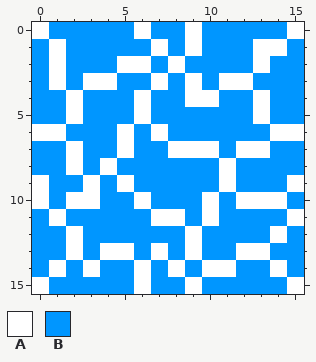
One commit to this pixel-art file: ProjectMicro/Assets/Art/Tiles/Water_NESW.aseprite. Above: the version before the commit.
16x16 pixels, 1 frame.
Palette (. is transparent): A #ffffff  B #0096ff
Pixels before, first column x 0:
 0 ABBBBBABBABBBBBA
 1 BABBBBBABABBBAAB
 2 BABBBAABABBBBABB
 3 BABAABBABABAABBB
 4 BBABBBABBAABBABB
 5 BBABBBABBBBBBABB
 6 AABBBABABBBBBBAA
 7 BBABBABBAAABAABB
 8 BBABABBBBBBABBBB
 9 ABBABABBBBBABBBA
10 ABAABBABBBABAAAB
11 BABBBBBAABABBBBA
12 BBABBBBBBABBBBAB
13 BBABAABABABBAABB
14 BABABBABABAABBAB
15 ABBBBBABBABBBBBA
Now the later version:
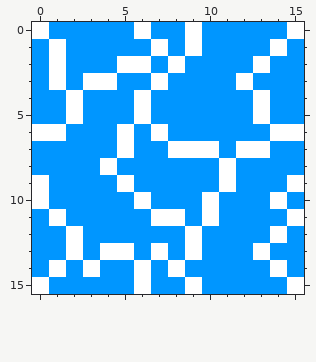
The author wrote: Make water tile cells bigger
From old to new:
Changed rows in their new state; - is an unchanged pixel.
first column x 2:
 1 -----------B
 3 -------B-B--
 4 -------BB---
 7 B-----------
 8 B-----------
 9 -B----------
10 BB--------BB
13 ----------B-
14 --------BB--
